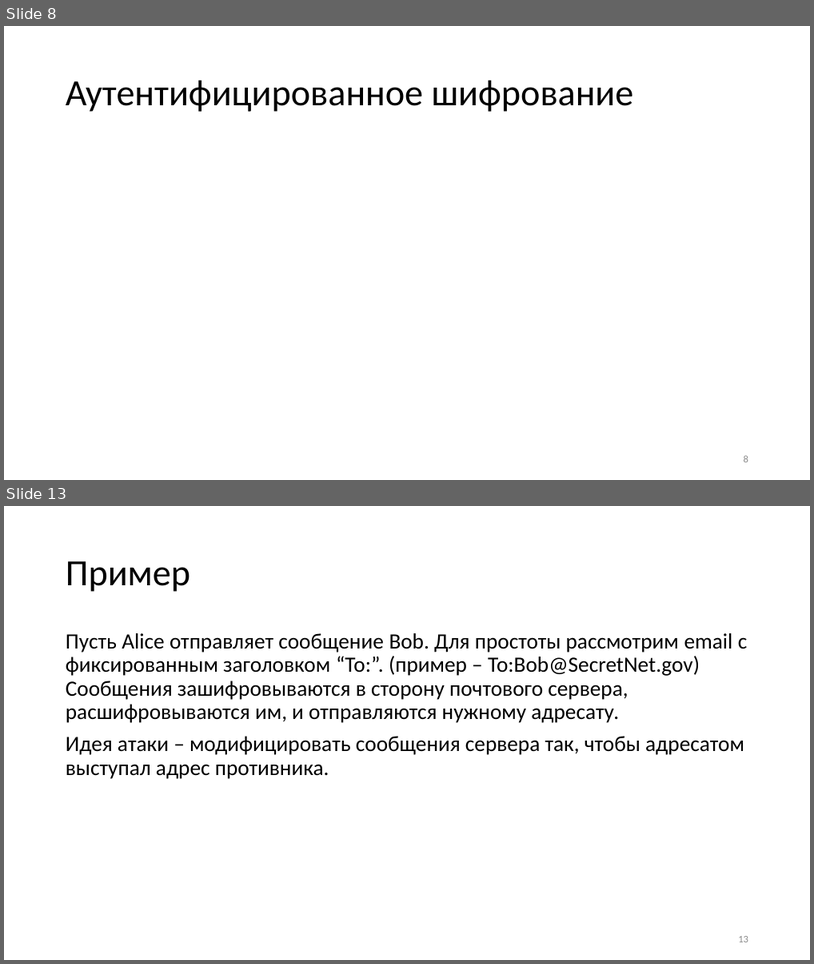
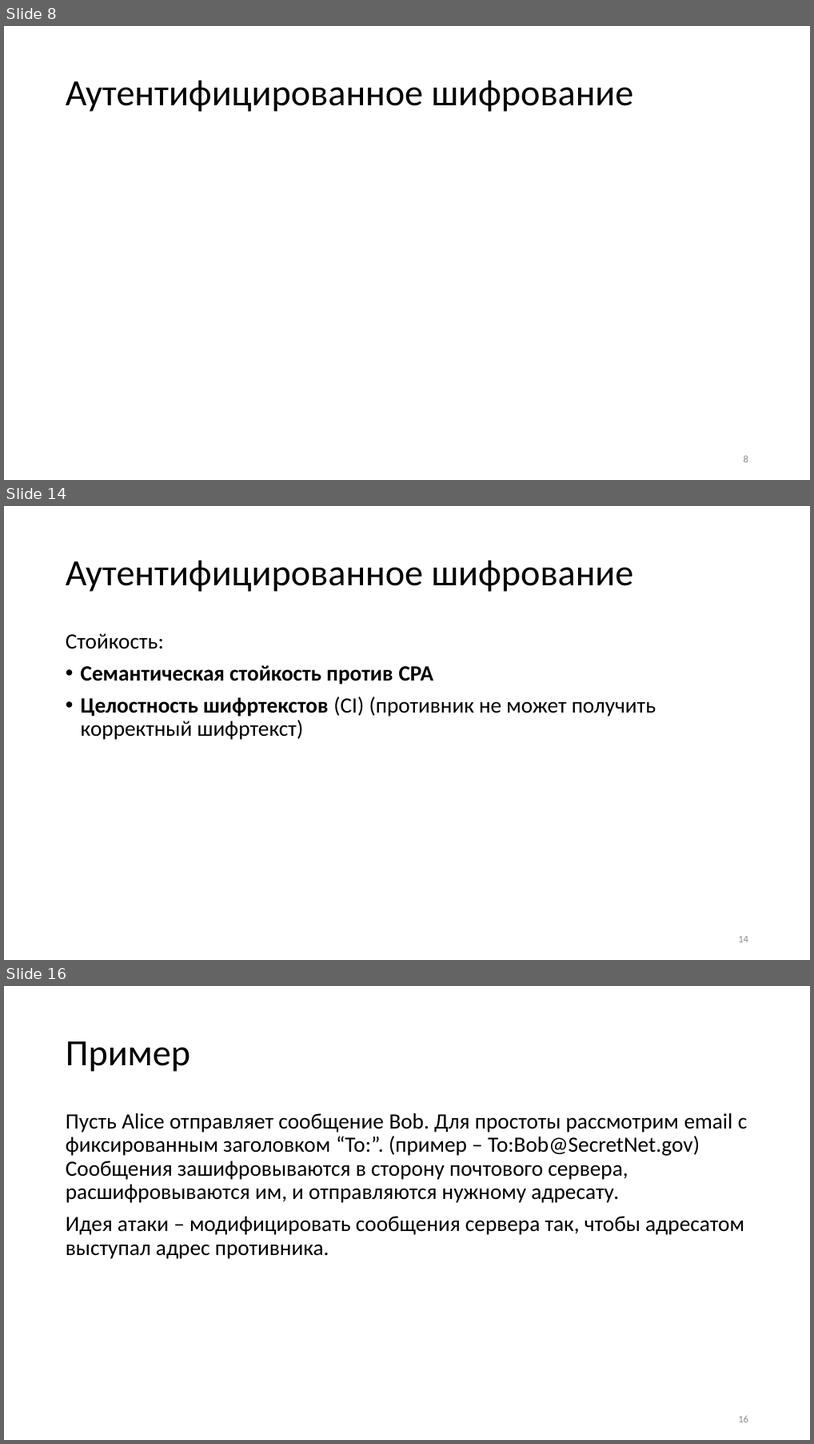
Before and after one commit to GeorgyFirsov-s-forks/CryptoLectures, a slide deck: Lectures/Lecture12.pptx. Shown one above the other, each under a label of ours: slides 8 and 13 before the commit, slides 8, 14 and 16 after it; the slides between them are not shown. The pictures are 814x964 and 814x1444 pixels, drawn with LibreOffice and Linux fonts; fonts in the diff are those of the drawing; grey boxes stand for pictures. Boxes give left, top, right and bottom in pixels: in the first picture for what was removed or moved away, otherwise in the second. Text is boxed around its words. In the diff, an @@ line names an element or a change of style, - is before the commit and + after.

```diff
--- a/Lectures/Lecture12.pptx
+++ b/Lectures/Lecture12.pptx
@@ slide 14 added at (4,506,810,960), background #FFFFFF @@
@@ title added at (66,560,634,592), 44 pt, text #000000 @@
+Аутентифицированное шифрование
@@ text added at (66,633,656,740), 26 pt, text #000000 @@
+Стойкость:
+• Семантическая стойкость против CPA
+• Целостность шифртекстов (CI) (противник не может получить корректный шифртекст)
@@ page number added at (738,936,749,942), 12 pt, text #8C8C8C @@
+14
@@ what was slide 13 is now slide 16 @@
@@ page number at (738,1415,749,1422): text changed @@
-13
+16
```
Also in this commit, not shown: 13 slides changed, 5 other slides added, 3 slides removed, 3 other files.
